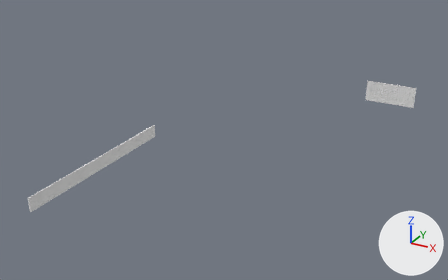
One commit to the FBX model Assets/Meshes/Environment/ModularKits/Puzzle_001/Puzzle_001_Details_GlassPanel.fbx: the scene before it, then after it.
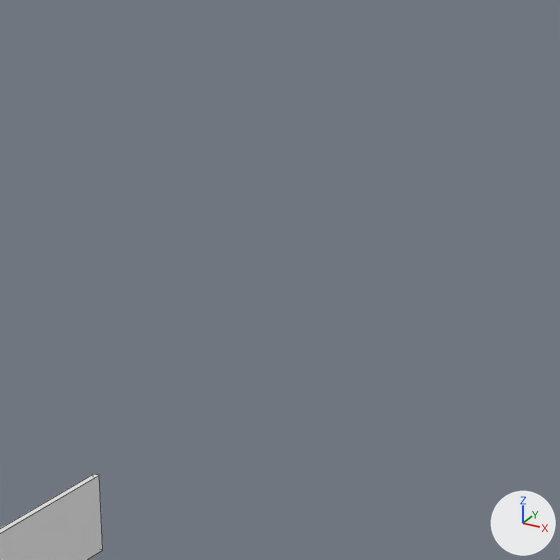
There are two pictures of each version: one whole from a 50 mm camera at (-15.9, -53.2, 36.2) aimed at (-50.1, 8.8, 5.2), one close up on the part from 31% to 51% of the width and 18% to 49% of the height. Every picture has the same lights, and +X, +Y and +Z are marked at lower right. The close-ups show mesh edges as thin lines. Where no turn or scale is listed for an object, it has been applied to the vertices.

Script lines for the objects in view, before the commit:
```python
me_puzzle_001_glasspanel = bpy.data.meshes.new('Puzzle_001_GlassPanel')
me_puzzle_001_glasspanel.from_pydata(...)  # 48 vertices, 44 faces; spans x -0.1..18.1, y -9.2..54.2, z -9.0..0.7
me_puzzle_001_glasspanel.materials.append(mat_glass)  # its picture is missing
ob_puzzle_001_glasspanel = bpy.data.objects.new('Puzzle_001_GlassPanel', me_puzzle_001_glasspanel)
ob_puzzle_001_glasspanel.location = (-52.16, -12.0, 10.32)
```
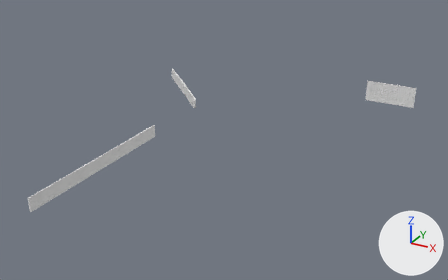
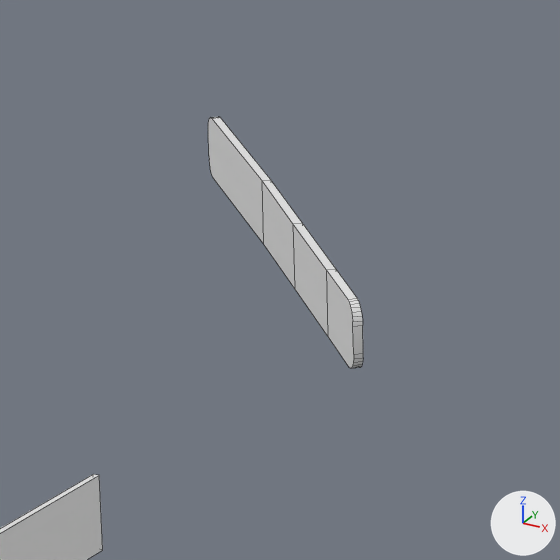
Location of each change, [x1, y1, x2, y2] in pixels of the close-ups (560 x 560 px):
'Puzzle_001_GlassPanel', reshaped
    before: [0, 474, 103, 560]
    after: [0, 117, 363, 560]
part 1 of me_puzzle_001_glasspanel, added
    after: [208, 117, 363, 368]

The change, as a diff of the scene's bpy script:
```diff
--- a/Assets/Meshes/Environment/ModularKits/Puzzle_001/Puzzle_001_Details_GlassPanel.fbx.py
+++ b/Assets/Meshes/Environment/ModularKits/Puzzle_001/Puzzle_001_Details_GlassPanel.fbx.py
@@ me_puzzle_001_glasspanel @@
 # used by ob_puzzle_001_glasspanel; location = (-52.16, -12.0, 10.32)
-me_puzzle_001_glasspanel.from_pydata(...)  # 48 vertices, 44 faces; spans x -0.1..18.1, y -9.2..54.2, z -9.0..0.7
+me_puzzle_001_glasspanel.from_pydata(...)  # 124 vertices, 90 faces; spans x -9.5..18.1, y -9.2..54.2, z -9.0..0.7
+# me_puzzle_001_glasspanel part 1: a new loose piece of 76 vertices spanning x -9.5..-0.4, y 18.3..27.2, z -0.7..0.7, in mat_glass (its picture is missing)
 me_puzzle_001_glasspanel.materials.append(mat_glass)
```
